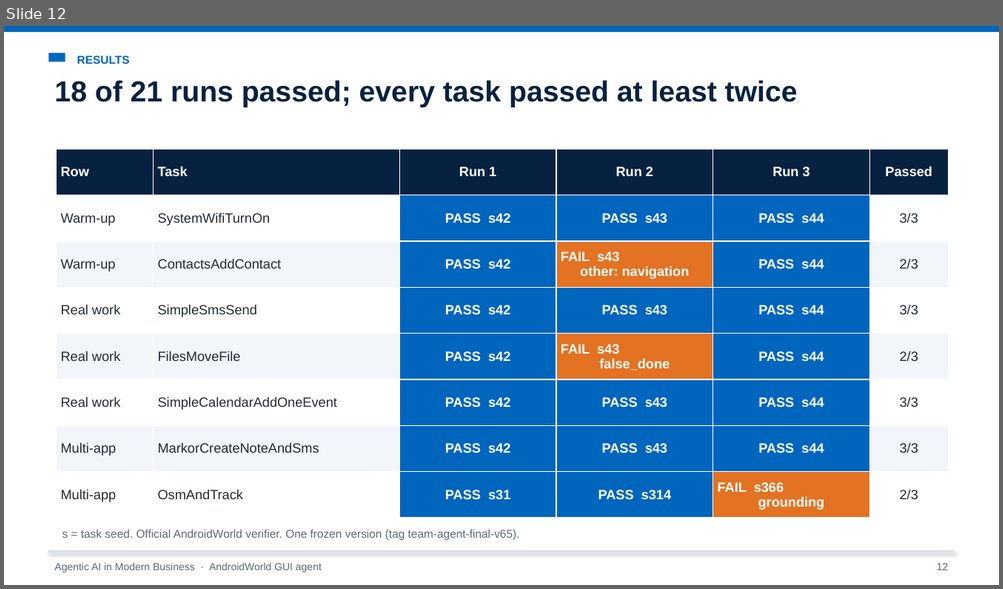
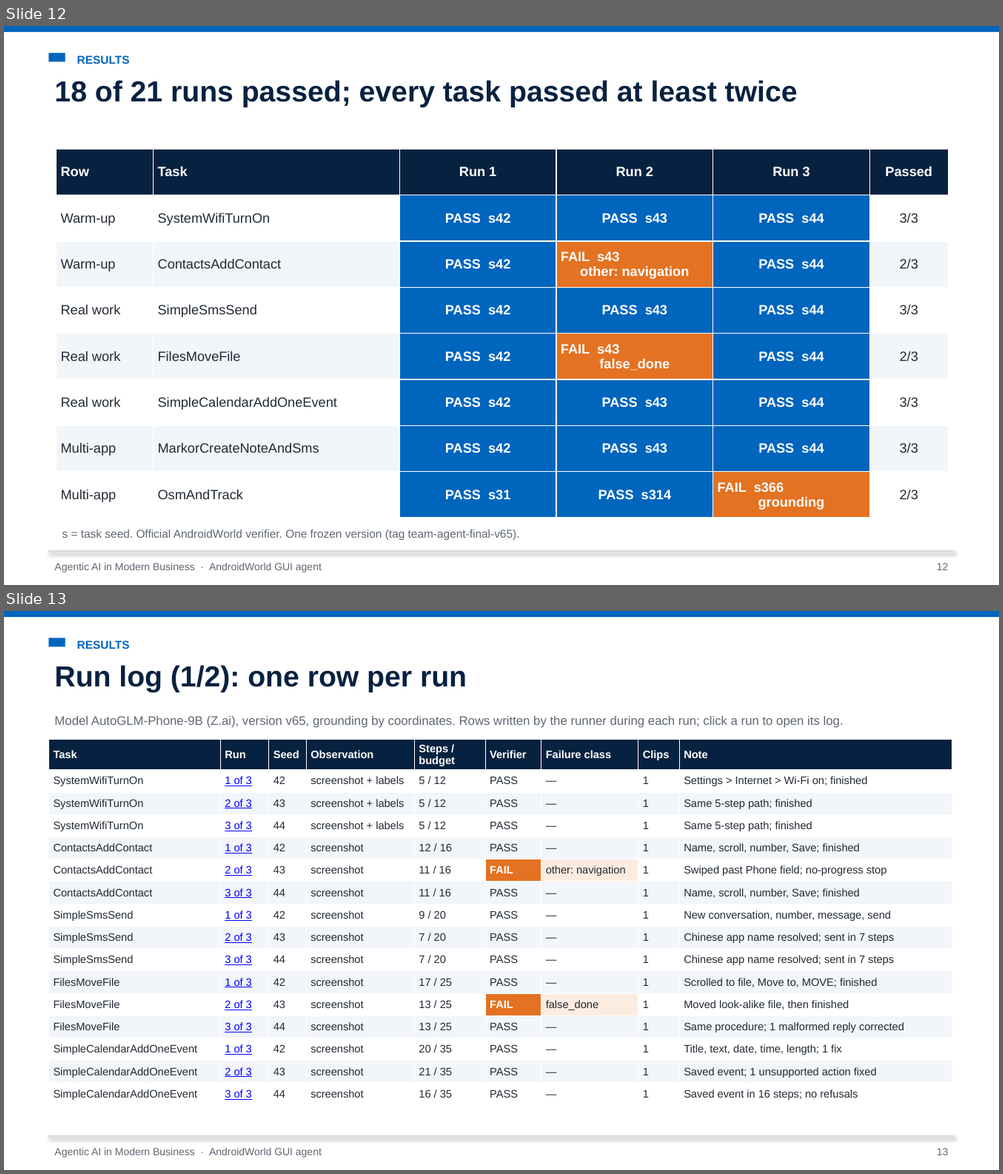
Before and after one commit to Chenschenschen/androidworld-gui-agent, a slide deck: presentation/AndroidWorld_GUI_Agent_Presentation.pptx. Shown one above the other, each under a label of ours: slide 12 before the commit, slides 12 and 13 after it. The pictures are 1003x589 and 1003x1174 pixels, drawn with LibreOffice and Linux fonts; fonts in the diff are those of the drawing. Boxes give left, top, right and bottom in pixels: in the first picture for what was removed or moved away, otherwise in the second. Text is boxed around its words. In the diff, an @@ line names an element or a change of style, - is before the commit and + after.

```diff
--- a/presentation/AndroidWorld_GUI_Agent_Presentation.pptx
+++ b/presentation/AndroidWorld_GUI_Agent_Presentation.pptx
@@ slide 13 added at [4, 611, 999, 1170], background #FFFFFF @@
@@ rectangle added at [4, 611, 999, 617], fill #0065BD @@
@@ rectangle added at [48, 638, 65, 647], fill #0065BD @@
@@ text added at [77, 641, 130, 649], 11 pt, text #0065BD, bold @@
+RESULTS
@@ text added at [54, 665, 466, 692], 28 pt, text #072140, bold @@
+Run log (1/2): one row per run
@@ text added at [54, 716, 843, 728], 12 pt, text #5E6773 @@
+Model AutoGLM-Phone-9B (Z.ai), version v65, grounding by coordinates. Rows written by the runner during each run; click a run to open its log.
@@ table added at [48, 739, 951, 1103], 16 rows, 9 columns @@
+Task | Run | Seed | Observation | Steps / budget | Verifier | Failure class | Clips | Note
+SystemWifiTurnOn | 1 of 3 | 42 | screenshot + labels | 5 / 12 | PASS | — | 1 | Settings > Internet > Wi-Fi on; finished
+SystemWifiTurnOn | 2 of 3 | 43 | screenshot + labels | 5 / 12 | PASS | — | 1 | Same 5-step path; finished
+SystemWifiTurnOn | 3 of 3 | 44 | screenshot + labels | 5 / 12 | PASS | — | 1 | Same 5-step path; finished
+ContactsAddContact | 1 of 3 | 42 | screenshot | 12 / 16 | PASS | — | 1 | Name, scroll, number, Save; finished
+ContactsAddContact | 2 of 3 | 43 | screenshot | 11 / 16 | FAIL | other: navigation | 1 | Swiped past Phone field; no-progress stop
+ContactsAddContact | 3 of 3 | 44 | screenshot | 11 / 16 | PASS | — | 1 | Name, scroll, number, Save; finished
+SimpleSmsSend | 1 of 3 | 42 | screenshot | 9 / 20 | PASS | — | 1 | New conversation, number, message, send
+SimpleSmsSend | 2 of 3 | 43 | screenshot | 7 / 20 | PASS | — | 1 | Chinese app name resolved; sent in 7 steps
+SimpleSmsSend | 3 of 3 | 44 | screenshot | 7 / 20 | PASS | — | 1 | Chinese app name resolved; sent in 7 steps
+FilesMoveFile | 1 of 3 | 42 | screenshot | 17 / 25 | PASS | — | 1 | Scrolled to file, Move to, MOVE; finished
+FilesMoveFile | 2 of 3 | 43 | screenshot | 13 / 25 | FAIL | false_done | 1 | Moved look-alike file, then finished
+FilesMoveFile | 3 of 3 | 44 | screenshot | 13 / 25 | PASS | — | 1 | Same procedure; 1 malformed reply corrected
+SimpleCalendarAddOneEvent | 1 of 3 | 42 | screenshot | 20 / 35 | PASS | — | 1 | Title, text, date, time, length; 1 fix
+SimpleCalendarAddOneEvent | 2 of 3 | 43 | screenshot | 21 / 35 | PASS | — | 1 | Saved event; 1 unsupported action fixed
+SimpleCalendarAddOneEvent | 3 of 3 | 44 | screenshot | 16 / 35 | PASS | — | 1 | Saved event in 16 steps; no refusals
@@ line added from (48, 1137) to (954, 1137), #D9DEE5 2 pt @@
@@ text added at [54, 1148, 321, 1158], 10 pt, text #5E6773 @@
+Agentic AI in Modern Business · AndroidWorld GUI agent
@@ text added at [936, 1148, 948, 1156], 10 pt, text #5E6773 @@
+13
```
Also in this commit, not shown: 6 slides changed, 2 other slides added, 11 other files.
